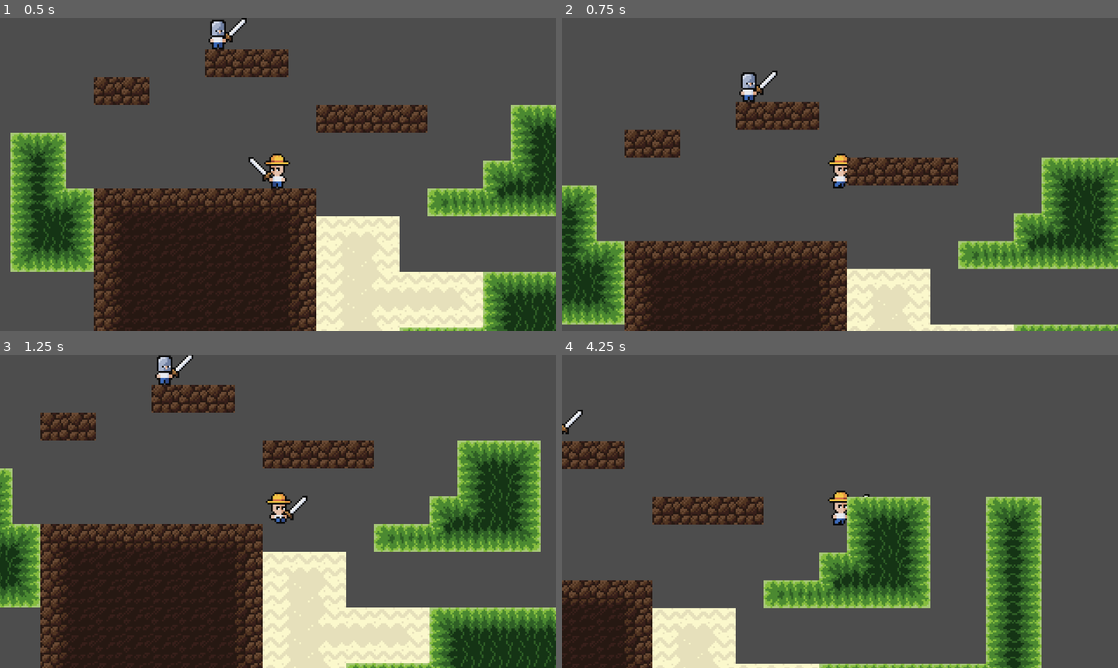
Above: before the commit, frames 1-4 (two rows, left to right).
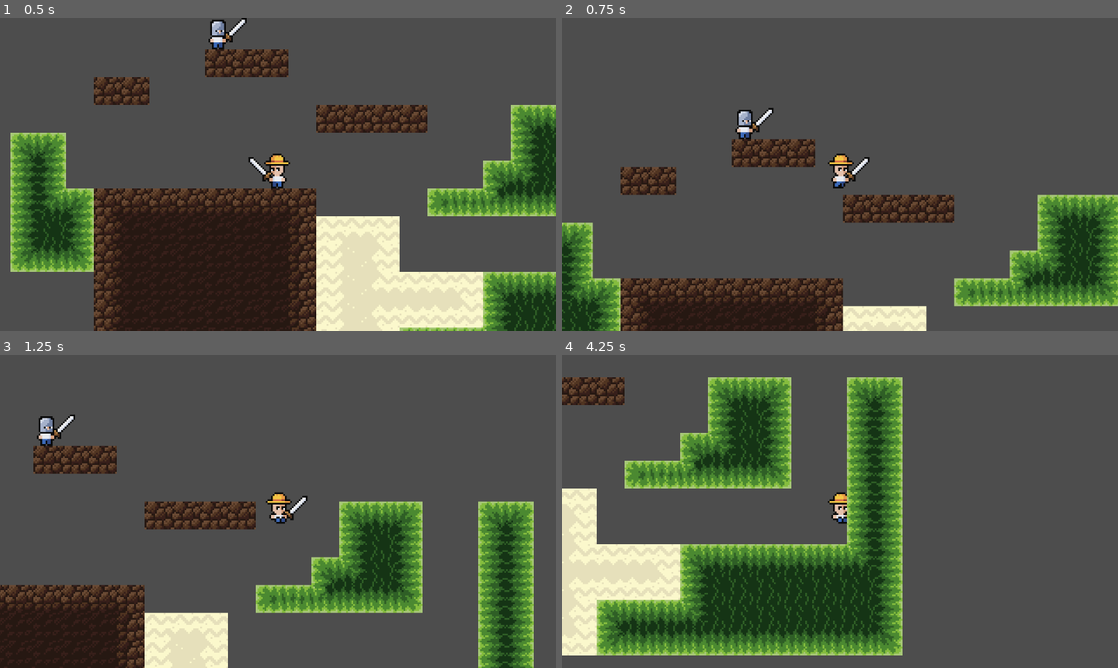
Above: after the commit, the same moments.

Repository: michasng/kaes
Game: Godot game, scene res://scenes/game.tscn
Two runs of this game, one before a commit and one after it. Both use one fixed random seed, a clock stepped at 60 frames per second and the inputs below.
Inputs (mouse positions are in pixels of both pictures, inside the frame that each line leads up to):
- Up to frame 1 (0.5 s): no input
- Up to frame 2 (0.75 s): tap Enter at 0.5 s; move the mouse to (962, 158) at 0.52 s; hold D (right) from 0.53 s (still down); hold Space (jump) from 0.53 s (still down)
- Up to frame 3 (1.25 s): keep holding D (right); keep holding Space (jump)
- Up to frame 4 (4.25 s): move the mouse to (728, 527) at 1.27 s; release Space (jump) at 1.28 s; click (728, 527) at 1.35 s; tap Space (jump) at 1.52, 1.55, 1.82, 3.02, 3.05, 3.32 s; move the mouse to (895, 442) at 2.02 s; release D (right) at 2.03 s; hold A (left) 2.03-2.78 s; hold Space (jump) 2.03-2.78 s; move the mouse to (812, 574) at 2.77 s; hold D (right) from 2.78 s (still down); click (812, 574) at 2.85 s; move the mouse to (1006, 558) at 3.52 s; hold Space (jump) from 3.53 s (still down)

Frame 1 is identical in both runs. In frame 2, 30% of the frame differs, in the area x 0-100%, y 16-100%; in frame 3, 51%, in the area x 0-100%, y 0-100%; in frame 4, 47%.

Commit message:
Tweak and refactor movement variables

Diff:
--- a/scenes/common/character.gd
+++ b/scenes/common/character.gd
@@ -1,14 +1,16 @@
 class_name Character extends CharacterBody2D
 
-@export var friction_pixels_per_second: float = Globals.TILE_SIZE_PIXELS * 2
-@export var acceleration_pixels_per_second_squared: float = pow(Globals.TILE_SIZE_PIXELS * 10, 2)
-@export var velocity_pixels_per_second: float = Globals.TILE_SIZE_PIXELS * 8
-@export var jump_height_pixels: float = Globals.TILE_SIZE_PIXELS * 2.2
-@export var jump_duration_seconds: float = 0.34
+@export var acceleration_seconds: float = 0.1 # time to reach velocity_pixels_per_second
+@export var velocity_pixels_per_second: float = Globals.TILE_SIZE_PIXELS * 10
+@export var friction_deceleration_seconds: float = 0.1 # time from velocity_pixels_per_second back to 0
+@export var jump_height_pixels: float = Globals.TILE_SIZE_PIXELS * 4.2
+@export var jump_apex_time_seconds: float = 0.4
 @export var view_direction: Vector2i = Vector2i.RIGHT
 @export var knockback_velocity_pixels_per_second: float = Globals.TILE_SIZE_PIXELS * 100
 
-@onready var gravity_pixels_per_second_squared: float = 2 * jump_height_pixels / pow(jump_duration_seconds, 2)
+@onready var friction_pixels_per_second_squared: float = velocity_pixels_per_second / friction_deceleration_seconds
+@onready var acceleration_pixels_per_second_squared: float = (velocity_pixels_per_second / acceleration_seconds) + friction_pixels_per_second_squared
+@onready var gravity_pixels_per_second_squared: float = 2 * jump_height_pixels / pow(jump_apex_time_seconds, 2)
 @onready var jump_velocity_pixels_per_second: float = sqrt(2 * gravity_pixels_per_second_squared * jump_height_pixels)
 
 @onready var brain: CharacterBrain = self.find_children("*", "CharacterBrain")[0]
@@ -27,7 +29,7 @@
 
 func default_physics_process(delta: float) -> void:
 	apply_gravity(delta)
-	apply_friction()
+	apply_friction(delta)
 	move_horizontally(delta)
 	clamp_velocity()
 	move_and_slide()
@@ -38,8 +40,8 @@
 		velocity.y += gravity_pixels_per_second_squared * delta
 
 
-func apply_friction() -> void:
-	velocity.x = move_toward(velocity.x, 0, friction_pixels_per_second)
+func apply_friction(delta: float) -> void:
+	velocity.x = move_toward(velocity.x, 0, friction_pixels_per_second_squared * delta)
 
 
 func move_horizontally(delta: float) -> void:
